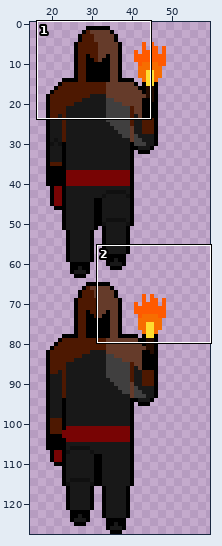
One commit to this sprite sheet: img/Hooded_Figure_Walking_Downward.png. Above: a wide view before the commit, with the close-up outlined.
Close-up. Earlier state:
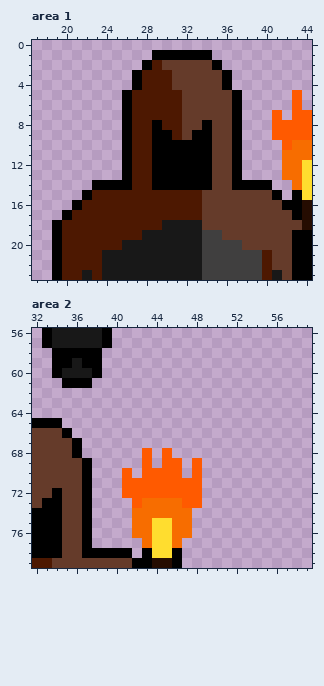
The file is 64x128 pixels. Colours within 5 levels of each other are drawn and written as one. Shown: area 1: x 17..44, y 0..23; area 2: x 32..59, y 56..79. The wide view leaves out empty margins.
The same view after the edit:
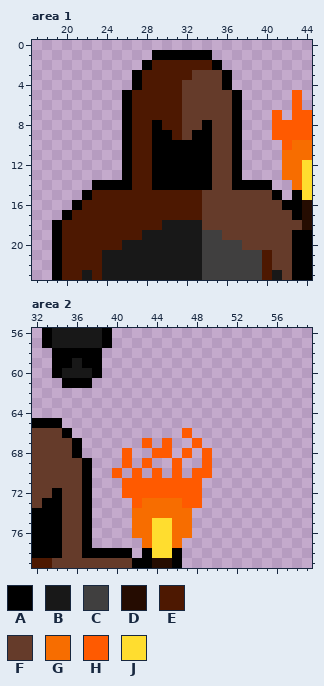
Palette (. is transparent): A #000000  B #181818  C #403f3f  D #250c01  E #4d1801  F #653b2a  G #f76d00  H #ff5a00  J #ffdd2f
From the commit log: Added forward walking animation.
The edit:
--- area 1
@@ x 28..36 @@
  1 .AAAAAA..
- 2 AEFFFFFA.
- 3 EEEFFFFFA
- 4 EEEFFFFFA
+ 2 AEEEEEEA.
+ 3 EEEEEFFFA
+ 4 EEEEFFFFA
  5 EEEEFFFFF
--- area 2
@@ x 38..51 @@
 65 ..............
-66 ..............
-67 ..............
-68 .....H.H......
-69 .....H.HH.H...
-70 ...H.HHHH.H...
+66 .........H....
+67 .....H.H..H...
+68 ...H..HH.H.H..
+69 ...H.H..H..H..
+70 ..H.H.H.H.HH..
 71 ...HHHHHHHH...
